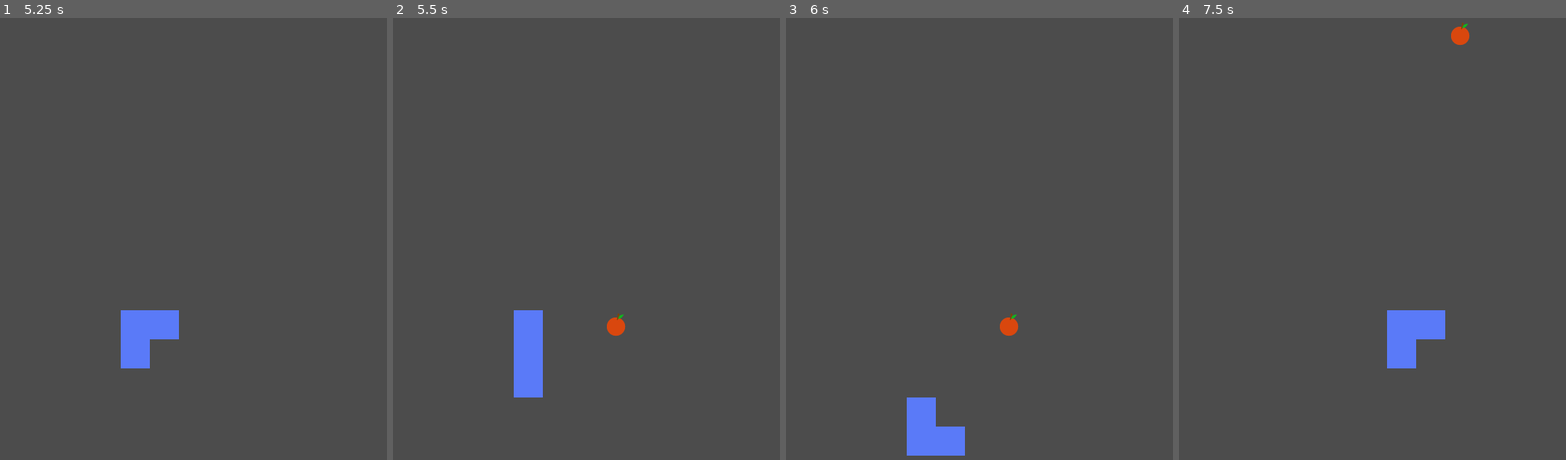
Above: before the commit, frames 1-4 (left to right).
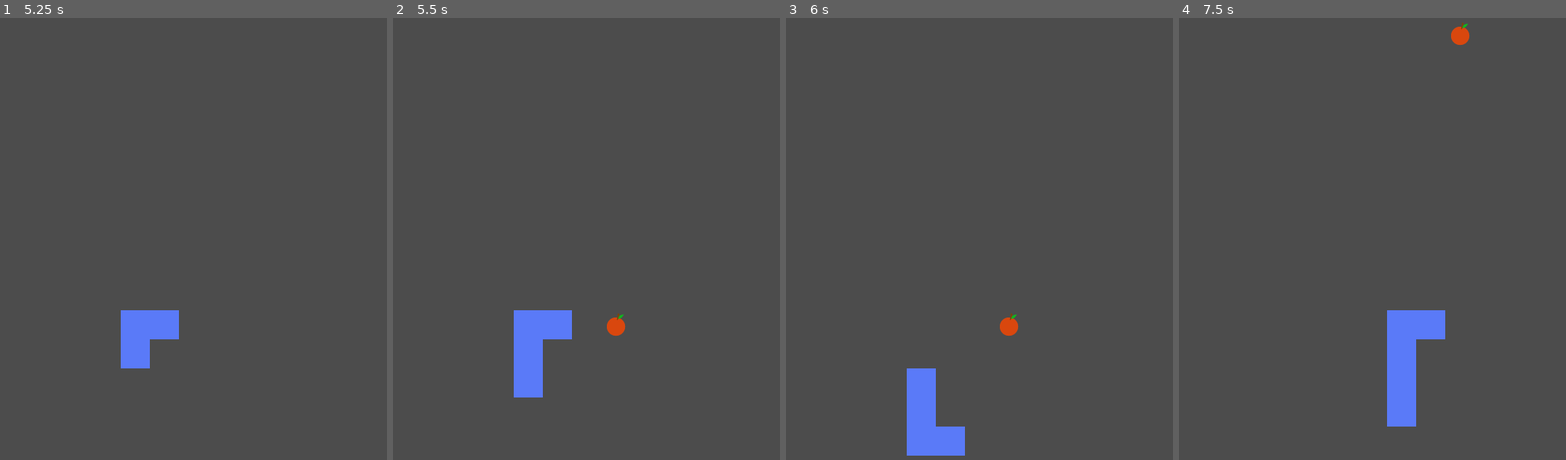
Above: after the commit, the same moments.

Repository: lolzkatXD/Snake
Game: Godot game, scene res://Main/Main.tscn
Same seed, same stepped clock (60 frames per second), same inputs: the game is played once before the commit and once after it. The project has no main scene, so this scene is started directly.
Inputs:
- Up to frame 1 (5.25 s): hold Right (ui_right) 0.53-1.28 s; hold Down (ui_down) 1.28-2.03 s; hold Right (ui_right) 2.03-2.78 s; hold Up (ui_up) 2.78-3.53 s; hold Left (ui_left) 3.53-5.03 s; hold Down (ui_down) from 5.03 s (still down)
- Up to frame 2 (5.5 s): keep holding Down (ui_down)
- Up to frame 3 (6 s): release Down (ui_down) at 5.78 s; hold Right (ui_right) from 5.78 s (still down)
- Up to frame 4 (7.5 s): release Right (ui_right) at 6.53 s; hold Up (ui_up) 6.53-7.28 s; hold Right (ui_right) from 7.28 s (still down)

Frame 1 is identical in both runs. In frame 2, 0.5% of the frame differs, in the area x 38-47%, y 66-73%; in frame 3, 0.5%; in frame 4, 1.0%, in the area x 53-62%, y 79-93%.

Commit message:
QoL and death logic

Diff:
--- a/Main/Main.gd
+++ b/Main/Main.gd
@@ -5,6 +5,7 @@
 var apple_position
 var snake_body = [Vector2(5, 10), Vector2(4, 10), Vector2(3, 10)]
 var snake_direction = Vector2(1, 0)
+var add_apple = false
 
 func _ready() -> void:
 	apple_position = place_apple()
@@ -26,11 +27,19 @@
 		$SnakeApple.set_cell(block.x, block.y, SNAKE, false, false, false, Vector2(8, 0))
 
 func move_snake():
-	delete_tiles(SNAKE)
-	var body_copy = snake_body.slice(0, snake_body.size() - 2)
-	var new_head = body_copy[0] + snake_direction
-	body_copy.insert(0, new_head)
-	snake_body = body_copy
+	if add_apple:
+		delete_tiles(SNAKE)
+		var body_copy = snake_body.slice(0, snake_body.size() - 1)
+		var new_head = body_copy[0] + snake_direction
+		body_copy.insert(0, new_head)
+		snake_body = body_copy
+		add_apple = false
+	else:
+		delete_tiles(SNAKE)
+		var body_copy = snake_body.slice(0, snake_body.size() - 2)
+		var new_head = body_copy[0] + snake_direction
+		body_copy.insert(0, new_head)
+		snake_body = body_copy
 
 func delete_tiles(id: int):
 	var cells = $SnakeApple.get_used_cells_by_id(id)
@@ -39,20 +48,42 @@
 
 func _input(event: InputEvent) -> void:
 	if Input.is_action_just_pressed("ui_up"):
-		snake_direction = Vector2(0, -1)
+		if not snake_direction == Vector2(0, 1):
+			snake_direction = Vector2(0, -1)
 	if Input.is_action_just_pressed("ui_right"):
-		snake_direction = Vector2(1, 0)
+		if not snake_direction == Vector2(-1, 0):
+			snake_direction = Vector2(1, 0)
 	if Input.is_action_just_pressed("ui_left"):
-		snake_direction = Vector2(-1, 0)
+		if not snake_direction == Vector2(1, 0):
+			snake_direction = Vector2(-1, 0)
 	if Input.is_action_just_pressed("ui_down"):
-		snake_direction = Vector2(0, 1)
+		if not snake_direction == Vector2(0, -1):
+			snake_direction = Vector2(0, 1)
 
 func check_apple_eaten():
 	if apple_position == snake_body[0]:
 		apple_position = place_apple()
+		add_apple = true
+
+func check_game_over():
+	var head = snake_body[0]
+
+	if head.x > 20 or head.x < 0 or head.y < 0 or head.y > 20:
+		reset()
+
+	for block in snake_body.slice(1, snake_body.size() - 1):
+		if block == head:
+			reset()
+
+func reset():
+	snake_body = [Vector2(5, 10), Vector2(4, 10), Vector2(3, 10)]
+	snake_direction = Vector2(1, 0)
 
 func _on_SnakeTick_timeout() -> void:
 	draw_apple()
 	move_snake()
 	draw_snake()
 	check_apple_eaten()
+
+func _process(delta: float) -> void:
+	check_game_over()
